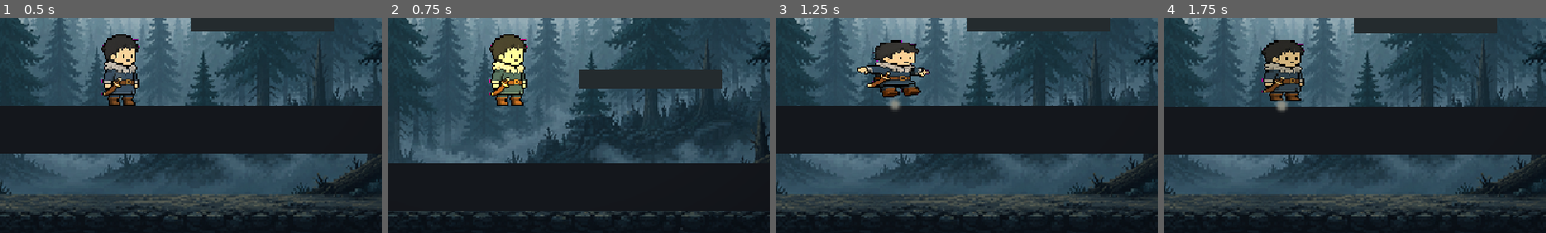
Above: before the commit, frames 1-4 (left to right).
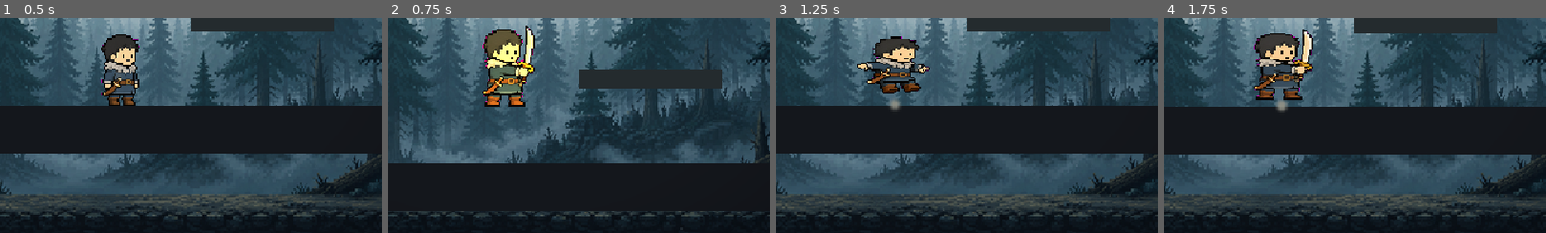
Above: after the commit, the same moments.

Repository: AhmetSoz/verridia
Game: Godot game, scene res://scenes/levels/test_odasi.tscn
Same seed, same stepped clock (60 frames per second), same inputs: the game is played once before the commit and once after it.
Inputs:
- Up to frame 1 (0.5 s): no input
- Up to frame 2 (0.75 s): hold Space (zipla) from 0.53 s (still down); tap L (parry) at 0.6 s
- Up to frame 3 (1.25 s): keep holding Space (zipla)
- Up to frame 4 (1.75 s): release Space (zipla) at 1.28 s; tap Space (zipla) at 1.35 s; tap L (parry) at 1.55 s
The pictures show only the part of the screen within x 34-84%, y 41-91%; the shares and areas given below are measured in that part.

Frame 1 is identical in both runs. In frame 2, 3.0% of the frame differs, in the area x 24-39%, y 3-42%; in frame 3, 2.5%; in frame 4, 3.5%, in the area x 23-39%, y 5-39%.

Commit message:
feat(oyun): Togan gerçek animasyonlar — hafif/ağır saldırı, parry, takla, hasar
- 5 yeni şerit işlendi: kütle-tabanlı tek ölçek/şerit ile gövde eşitlendi
- 140x104 tuval (kalkık kılıç sığar), ayak+kütle-merkezi hizalama
- togan.tscn: 9 animasyon (idle/yuru/hafif/agir/parry/takla/hasar/zipla/dusus)
- player: durum→animasyon eşlemesi güncel, eski manuel takla dönüşü kaldırıldı
- eski tek-kare saldiri ve debug artıkları temizlendi

Co-Authored-By: Claude Opus 4.8 <noreply@anthropic.com>

Diff:
--- a/game/scenes/characters/togan.tscn
+++ b/game/scenes/characters/togan.tscn
@@ -1,19 +1,38 @@
-[gd_scene load_steps=18 format=3]
+[gd_scene load_steps=38 format=3]
 
 [ext_resource type="Script" path="res://scripts/movement/player_togan.gd" id="1_pt"]
 [ext_resource type="Script" path="res://scripts/combat/combat_stats.gd" id="2_cs"]
 [ext_resource type="Script" path="res://scripts/combat/hitbox.gd" id="3_hb"]
 [ext_resource type="Script" path="res://scripts/combat/hurtbox.gd" id="4_hu"]
-[ext_resource type="Texture2D" uid="uid://bio8h0gay6qc0" path="res://asset/togan/idle_0.png" id="10"]
-[ext_resource type="Texture2D" uid="uid://bb0g6yogfqgcw" path="res://asset/togan/yuru_0.png" id="11"]
-[ext_resource type="Texture2D" uid="uid://j4eoejt5nix7" path="res://asset/togan/yuru_1.png" id="12"]
-[ext_resource type="Texture2D" uid="uid://dbt3un46elsm8" path="res://asset/togan/yuru_2.png" id="13"]
-[ext_resource type="Texture2D" uid="uid://co0y2ksa5x6i1" path="res://asset/togan/yuru_3.png" id="14"]
-[ext_resource type="Texture2D" uid="uid://bucwvlhurr6nh" path="res://asset/togan/saldiri_0.png" id="15"]
-[ext_resource type="Texture2D" uid="uid://gt0ssup7rinp" path="res://asset/togan/saldiri_1.png" id="16"]
-[ext_resource type="Texture2D" uid="uid://b50ikojah80ba" path="res://asset/togan/saldiri_2.png" id="17"]
-[ext_resource type="Texture2D" uid="uid://b6oruhxu2kiey" path="res://asset/togan/zipla_0.png" id="18"]
-[ext_resource type="Texture2D" uid="uid://cx1h3fak17mvr" path="res://asset/togan/zipla_1.png" id="19"]
+[ext_resource type="Texture2D" path="res://asset/togan/idle_0.png" id="10"]
+[ext_resource type="Texture2D" path="res://asset/togan/yuru_0.png" id="11"]
+[ext_resource type="Texture2D" path="res://asset/togan/yuru_1.png" id="12"]
+[ext_resource type="Texture2D" path="res://asset/togan/yuru_2.png" id="13"]
+[ext_resource type="Texture2D" path="res://asset/togan/yuru_3.png" id="14"]
+[ext_resource type="Texture2D" path="res://asset/togan/hafif_0.png" id="20"]
+[ext_resource type="Texture2D" path="res://asset/togan/hafif_1.png" id="21"]
+[ext_resource type="Texture2D" path="res://asset/togan/hafif_2.png" id="22"]
+[ext_resource type="Texture2D" path="res://asset/togan/hafif_3.png" id="23"]
+[ext_resource type="Texture2D" path="res://asset/togan/hafif_4.png" id="24"]
+[ext_resource type="Texture2D" path="res://asset/togan/agir_0.png" id="30"]
+[ext_resource type="Texture2D" path="res://asset/togan/agir_1.png" id="31"]
+[ext_resource type="Texture2D" path="res://asset/togan/agir_2.png" id="32"]
+[ext_resource type="Texture2D" path="res://asset/togan/agir_3.png" id="33"]
+[ext_resource type="Texture2D" path="res://asset/togan/agir_4.png" id="34"]
+[ext_resource type="Texture2D" path="res://asset/togan/agir_5.png" id="35"]
+[ext_resource type="Texture2D" path="res://asset/togan/parry_0.png" id="40"]
+[ext_resource type="Texture2D" path="res://asset/togan/parry_1.png" id="41"]
+[ext_resource type="Texture2D" path="res://asset/togan/parry_2.png" id="42"]
+[ext_resource type="Texture2D" path="res://asset/togan/takla_0.png" id="50"]
+[ext_resource type="Texture2D" path="res://asset/togan/takla_1.png" id="51"]
+[ext_resource type="Texture2D" path="res://asset/togan/takla_2.png" id="52"]
+[ext_resource type="Texture2D" path="res://asset/togan/takla_3.png" id="53"]
+[ext_resource type="Texture2D" path="res://asset/togan/takla_4.png" id="54"]
+[ext_resource type="Texture2D" path="res://asset/togan/takla_5.png" id="55"]
+[ext_resource type="Texture2D" path="res://asset/togan/hasar_0.png" id="60"]
+[ext_resource type="Texture2D" path="res://asset/togan/hasar_1.png" id="61"]
+[ext_resource type="Texture2D" path="res://asset/togan/zipla_0.png" id="18"]
+[ext_resource type="Texture2D" path="res://asset/togan/zipla_1.png" id="19"]
 
 [sub_resource type="SpriteFrames" id="sf"]
 animations = [{
@@ -27,13 +46,33 @@
 "name": &"yuru",
 "speed": 10.0
 }, {
-"frames": [{"duration": 1.0, "texture": ExtResource("15")}, {"duration": 1.0, "texture": ExtResource("16")}, {"duration": 1.0, "texture": ExtResource("17")}],
+"frames": [{"duration": 1.0, "texture": ExtResource("20")}, {"duration": 1.0, "texture": ExtResource("21")}, {"duration": 1.0, "texture": ExtResource("22")}, {"duration": 1.0, "texture": ExtResource("23")}, {"duration": 1.0, "texture": ExtResource("24")}],
 "loop": false,
-"name": &"saldiri",
-"speed": 14.0
+"name": &"hafif",
+"speed": 15.0
+}, {
+"frames": [{"duration": 1.0, "texture": ExtResource("30")}, {"duration": 1.0, "texture": ExtResource("31")}, {"duration": 1.0, "texture": ExtResource("32")}, {"duration": 1.0, "texture": ExtResource("33")}, {"duration": 1.0, "texture": ExtResource("34")}, {"duration": 1.0, "texture": ExtResource("35")}],
+"loop": false,
+"name": &"agir",
+"speed": 11.0
+}, {
+"frames": [{"duration": 1.0, "texture": ExtResource("40")}, {"duration": 1.0, "texture": ExtResource("41")}, {"duration": 1.0, "texture": ExtResource("42")}],
+"loop": false,
+"name": &"parry",
+"speed": 10.0
+}, {
+"frames": [{"duration": 1.0, "texture": ExtResource("50")}, {"duration": 1.0, "texture": ExtResource("51")}, {"duration": 1.0, "texture": ExtResource("52")}, {"duration": 1.0, "texture": ExtResource("53")}, {"duration": 1.0, "texture": ExtResource("54")}, {"duration": 1.0, "texture": ExtResource("55")}],
+"loop": false,
+"name": &"takla",
+"speed": 17.0
+}, {
+"frames": [{"duration": 1.0, "texture": ExtResource("60")}, {"duration": 1.0, "texture": ExtResource("61")}],
+"loop": false,
+"name": &"hasar",
+"speed": 8.0
 }, {
 "frames": [{"duration": 1.0, "texture": ExtResource("18")}],
-"loop": true,
+"loop": false,
 "name": &"zipla",
 "speed": 5.0
 }, {
@@ -58,7 +97,7 @@
 script = ExtResource("1_pt")
 
 [node name="Gorsel" type="AnimatedSprite2D" parent="."]
-position = Vector2(0, -34)
+position = Vector2(0, -50)
 sprite_frames = SubResource("sf")
 animation = &"idle"
 autoplay = "idle"
--- a/game/scripts/movement/player_togan.gd
+++ b/game/scripts/movement/player_togan.gd
@@ -297,7 +297,7 @@
 		_duruma_gec(Durum.HAFIF_SALDIRI)
 	hitbox.position.x = 18.0 * yon
 	velocity.x = 0.0
-	gorsel.play("saldiri")
+	gorsel.play("agir" if agir else "hafif")
 	gorsel.set_frame_and_progress(0, 0.0)   # kombo için baştan
 
 func _saldiri_guncelle(_delta: float) -> void:
@@ -396,19 +396,25 @@
 			anim = "zipla"
 		Durum.DUSUS:
 			anim = "dusus"
-		Durum.HAFIF_SALDIRI, Durum.AGIR_SALDIRI:
-			anim = "saldiri"                        # başlatma _saldiri_basla'da
+		Durum.HAFIF_SALDIRI:
+			anim = "hafif"                          # başlatma _saldiri_basla'da
+		Durum.AGIR_SALDIRI:
+			anim = "agir"
 		Durum.KACINMA:
-			ton = Color(1, 1, 1, 0.45)              # dokunulmazlıkta soluk
+			anim = "takla"                          # gerçek yuvarlanma karesi
+			ton = Color(1, 1, 1, 0.6)               # dokunulmazlıkta hafif soluk
 		Durum.PARRY:
-			ton = Color(1.6, 1.5, 1.0) if _parry_aktif else Color(0.85, 0.85, 0.8)
+			anim = "parry"
+			ton = Color(1.6, 1.5, 1.0) if _parry_aktif else Color.WHITE
 		Durum.HASAR, Durum.SENDELEME:
+			anim = "hasar"
 			ton = Color(1.5, 0.55, 0.55)            # kırmızı flaş
 		Durum.TUTUNMA:
 			anim = "dusus"                          # geçici; "tutunma" karesi gelince değişir
 		Durum.CEKME:
 			anim = "zipla"                          # geçici; "cekme" karesi gelince değişir
 		Durum.OLU:
+			anim = "hasar"
 			ton = Color(0.45, 0.45, 0.5)
 	gorsel.modulate = ton
 	gorsel.flip_h = yon < 0
@@ -429,5 +435,4 @@
 	_onceki_yerde = yerde
 	_squash = _squash.lerp(Vector2.ONE, 1.0 - exp(-20.0 * delta))
 	gorsel.scale = _squash
-	# Kaçınmada öne yatış (flip_h yönüne göre)
-	gorsel.rotation = deg_to_rad(16.0) * yon if durum == Durum.KACINMA else 0.0
+	gorsel.rotation = 0.0  # döndürme artık takla karelerinde
Not shown, added: game/asset/togan/_kontrol_sayfasi.png.import
Binary file added: game/asset/togan/agir_0.png
Not shown, added: game/asset/togan/agir_0.png.import
Binary file added: game/asset/togan/agir_1.png
Not shown, added: game/asset/togan/agir_1.png.import
Binary file added: game/asset/togan/agir_2.png
Not shown, added: game/asset/togan/agir_2.png.import
Binary file added: game/asset/togan/agir_3.png
Not shown, added: game/asset/togan/agir_3.png.import
Binary file added: game/asset/togan/agir_4.png
Not shown, added: game/asset/togan/agir_4.png.import
Binary file added: game/asset/togan/agir_5.png
(and 54 more such lines)
